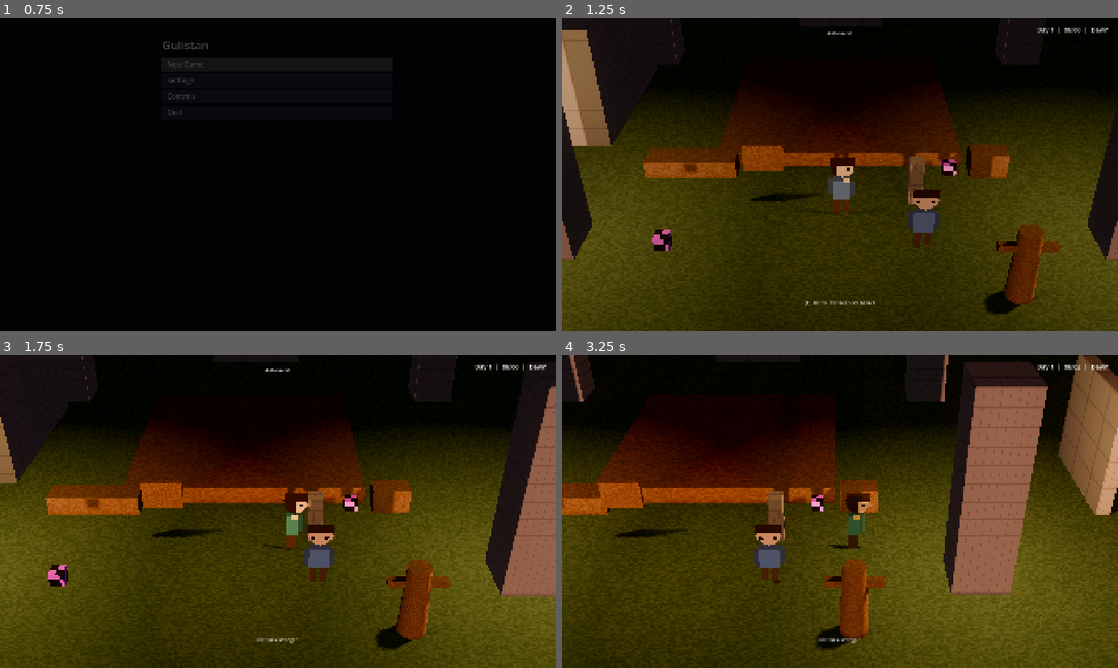
Above: before the commit, frames 1-4 (two rows, left to right).
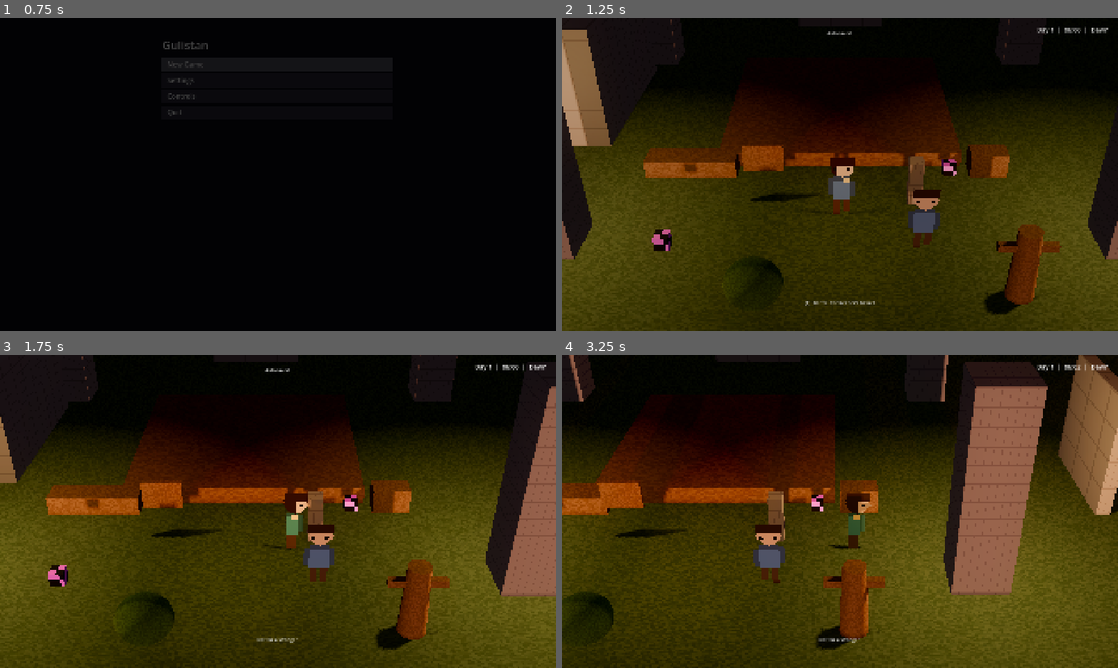
Above: after the commit, the same moments.

Repository: Raiyan-Bashar-29/HD-2D-game-base-combat
Game: Godot game, scene res://scenes/boot/game_root.tscn
Same seed, same stepped clock (60 frames per second), same inputs: the game is played once before the commit and once after it.
Inputs (mouse positions are in pixels of both pictures, inside the frame that each line leads up to):
- Up to frame 1 (0.75 s): click "New Game" at 0.5 s
- Up to frame 2 (1.25 s): no input
- Up to frame 3 (1.75 s): tap Enter (ui_accept) at 1.25, 1.52 s; move the mouse to (400, 495) at 1.27 s; hold D (move_right) from 1.28 s (still down); tap E (interact) at 1.35 s; click (400, 495) at 1.42 s; tap Shift (run) at 1.55 s
- Up to frame 4 (3.25 s): release D (move_right) at 2 s; drag from (728, 527) to (812, 574) at 2.02 s; move the mouse to (895, 442) at 2.77 s; hold D (move_right) from 2.78 s (still down); tap Mouse wheel up (cam_zoom_in) at 2.85 s; tap Shift (run) at 3.05 s

Frame 1 is identical in both runs. In frame 2, 0.5% of the frame differs, in the area x 30-42%, y 43-93%; in frame 3, 0.8%; in frame 4, 1.0%, in the area x 0-20%, y 42-94%.

Commit message:
C2.9: a playable turn-based encounter; phase C2 closed (combat 0.16.0)
PartyRoster content named by [combat] party/roster, loaded by
BattleHost. A generic encounter_point prefab, and demo data: a thorn
thicket in the courtyard starting a fight against two Thorn Wisps, a
two-member party with the Ember skill, rewards and level-ups.
AUTHORING.md gains an encounter-and-party section.

Co-Authored-By: Claude Opus 5.5 <noreply@anthropic.com>
Claude-Session: https://claude.ai/code/session_011uiqd2Zt7BVSgSNq4XTsKj

Diff:
--- /dev/null
+++ b/data/encounters/thorn_wisps.tres
@@ -0,0 +1,46 @@
+[gd_resource type="Resource" script_class="Encounter" load_steps=7 format=3]
+
+[ext_resource type="Script" path="res://src/content/combat/encounter.gd" id="1_enc"]
+[ext_resource type="Script" path="res://src/content/combat/combatant_def.gd" id="2_def"]
+[ext_resource type="Script" path="res://src/content/combat/battle_brain.gd" id="3_brain"]
+[ext_resource type="Script" path="res://src/content/combat/brain_entry.gd" id="4_entry"]
+[ext_resource type="Script" path="res://src/content/combat/battle_command.gd" id="5_cmd"]
+
+[sub_resource type="Resource" id="strike"]
+script = ExtResource("5_cmd")
+
+[sub_resource type="Resource" id="lash"]
+script = ExtResource("4_entry")
+command = SubResource("strike")
+weight = 3.0
+target_rule = 1
+
+[sub_resource type="Resource" id="press"]
+script = ExtResource("4_entry")
+command = SubResource("strike")
+weight = 1.0
+target_rule = 2
+
+[sub_resource type="Resource" id="brain"]
+script = ExtResource("3_brain")
+entries = Array[ExtResource("4_entry")]([SubResource("lash"), SubResource("press")])
+
+[sub_resource type="Resource" id="wisp"]
+script = ExtResource("2_def")
+combatant_id = &"thorn_wisp"
+name_key = "combat.enemy.thorn_wisp.name"
+faction = &"wilds"
+base_stats = Dictionary[StringName, float]({
+&"attack": 7.0,
+&"max_hp": 22.0,
+&"resist_fire": -0.5,
+&"speed": 6.0
+})
+brain = SubResource("brain")
+
+[resource]
+script = ExtResource("1_enc")
+id = &"encounter/thorn_wisps"
+enemies = Array[ExtResource("2_def")]([SubResource("wisp"), SubResource("wisp")])
+experience = 30
+loot = Array[StringName]([&"item/stone_chip"])
--- /dev/null
+++ b/data/party/roster.tres
@@ -0,0 +1,62 @@
+[gd_resource type="Resource" script_class="PartyRoster" load_steps=8 format=3]
+
+[ext_resource type="Script" path="res://src/content/combat/party_roster.gd" id="1_roster"]
+[ext_resource type="Script" path="res://src/content/combat/combatant_def.gd" id="2_def"]
+[ext_resource type="Script" path="res://src/content/combat/battle_command.gd" id="3_cmd"]
+[ext_resource type="Script" path="res://src/content/combat/level_curve.gd" id="4_curve"]
+[ext_resource type="Resource" path="res://data/skills/ember.tres" id="5_ember"]
+
+[sub_resource type="Resource" id="attack"]
+script = ExtResource("3_cmd")
+
+[sub_resource type="Resource" id="ember"]
+script = ExtResource("3_cmd")
+kind = 1
+skill = ExtResource("5_ember")
+
+[sub_resource type="Resource" id="defend"]
+script = ExtResource("3_cmd")
+kind = 3
+
+[sub_resource type="Resource" id="flee"]
+script = ExtResource("3_cmd")
+kind = 4
+
+[sub_resource type="Resource" id="curve"]
+script = ExtResource("4_curve")
+growth = Dictionary[StringName, float]({
+&"attack": 2.0,
+&"max_hp": 6.0
+})
+
+[sub_resource type="Resource" id="wanderer"]
+script = ExtResource("2_def")
+combatant_id = &"wanderer"
+name_key = "combat.member.wanderer.name"
+faction = &"player"
+base_stats = Dictionary[StringName, float]({
+&"attack": 9.0,
+&"defence": 10.0,
+&"max_hp": 46.0,
+&"max_mp": 9.0,
+&"speed": 8.0
+})
+commands = Array[ExtResource("3_cmd")]([SubResource("attack"), SubResource("ember"), SubResource("defend"), SubResource("flee")])
+level_curve = SubResource("curve")
+
+[sub_resource type="Resource" id="keeper"]
+script = ExtResource("2_def")
+combatant_id = &"keeper_ally"
+name_key = "combat.member.keeper.name"
+faction = &"player"
+base_stats = Dictionary[StringName, float]({
+&"attack": 6.0,
+&"defence": 16.0,
+&"max_hp": 38.0,
+&"speed": 5.0
+})
+level_curve = SubResource("curve")
+
+[resource]
+script = ExtResource("1_roster")
+members = Array[ExtResource("2_def")]([SubResource("wanderer"), SubResource("keeper")])
--- /dev/null
+++ b/data/skills/ember.tres
@@ -0,0 +1,14 @@
+[gd_resource type="Resource" script_class="Skill" load_steps=2 format=3]
+
+[ext_resource type="Script" path="res://src/content/combat/skill.gd" id="1_skill"]
+
+[resource]
+script = ExtResource("1_skill")
+id = &"skill/ember"
+name_key = "combat.skill.ember.name"
+cost_pool = &"mp"
+cost = 3
+target = 2
+scope = 1
+power = 6.0
+element = &"fire"
--- a/localization/strings.csv
+++ b/localization/strings.csv
@@ -251,3 +251,8 @@
 ui.battle.level_up,,{name} reached level {level}!,[~~{name} reached level {level}!~~]
 ui.battle.found,,Found {item}.,[~~Found {item}.~~]
 ui.battle.left_behind,,No room for {item}.,[~~No room for {item}.~~]
+combat.member.wanderer.name,,Wanderer,[~~Wanderer~~]
+combat.member.keeper.name,,Keeper,[~~Keeper~~]
+combat.enemy.thorn_wisp.name,,Thorn Wisp,[~~Thorn Wisp~~]
+combat.skill.ember.name,,Ember,[~~Ember~~]
+object.wisp_nest.label,,Thorn Thicket,[~~Thorn Thicket~~]
--- a/project.godot
+++ b/project.godot
@@ -74,7 +74,10 @@
 ; THE COMBAT FORK'S OWN RELEASE, beside [template] base/version, which is the base this fork has
 ; merged up to and is upstream's to bump. This one is bumped by combat packages, under the same
 ; major / minor / patch promise. Read by src/core/util/combat_version.gd; ADR-0008.
-core/version="0.15.0"
+core/version="0.16.0"
+; The PartyRoster BattleHost builds the party from. A game names its own; a stripped template has
+; none, and then no battle starts.
+party/roster="res://data/party/roster.tres"
 
 [debug]
 
--- a/scenes/areas/courtyard/courtyard.tscn
+++ b/scenes/areas/courtyard/courtyard.tscn
@@ -26,6 +26,7 @@
 [ext_resource type="Resource" path="res://data/actions/keeper_scrutinise.tres" id="21_scrut"]
 [ext_resource type="Resource" path="res://data/actions/keeper_barter.tres" id="22_barter"]
 [ext_resource type="PackedScene" path="res://scenes/objects/strike_target.tscn" id="40_strike"]
+[ext_resource type="PackedScene" path="res://scenes/objects/encounter_point.tscn" id="41_encounter"]
 
 [sub_resource type="StandardMaterial3D" id="m_ground"]
 albedo_texture = ExtResource("4_grass")
@@ -385,5 +386,11 @@
 &"max_hp": 30.0
 })
 
+[node name="WispNest" parent="Interactables" instance=ExtResource("41_encounter")]
+transform = Transform3D(1, 0, 0, 0, 1, 0, 0, 0, 1, -1.6, 0, 5.8)
+object_id = &"wisp_nest"
+label_key = "object.wisp_nest.label"
+encounter_id = &"encounter/thorn_wisps"
+
 [editable path="Actors/Keeper"]
 [editable path="Interactables/TrainingDummy"]
--- /dev/null
+++ b/scenes/objects/encounter_point.tscn
@@ -0,0 +1,28 @@
+[gd_scene load_steps=6 format=3]
+
+[ext_resource type="Script" path="res://src/gameplay/interactables/encounter_point.gd" id="1_point"]
+[ext_resource type="Texture2D" path="res://assets/placeholder/grass.png" id="2_grass"]
+
+[sub_resource type="StandardMaterial3D" id="mat"]
+albedo_color = Color(0.55, 0.75, 0.5, 1)
+albedo_texture = ExtResource("2_grass")
+texture_filter = 0
+
+[sub_resource type="SphereMesh" id="bush"]
+radius = 0.55
+height = 0.9
+
+[sub_resource type="SphereShape3D" id="reach"]
+radius = 1.6
+
+[node name="EncounterPoint" type="Area3D"]
+script = ExtResource("1_point")
+
+[node name="Reach" type="CollisionShape3D" parent="."]
+transform = Transform3D(1, 0, 0, 0, 1, 0, 0, 0, 1, 0, 0.6, 0)
+shape = SubResource("reach")
+
+[node name="Mesh" type="MeshInstance3D" parent="."]
+transform = Transform3D(1, 0, 0, 0, 1, 0, 0, 0, 1, 0, 0.45, 0)
+mesh = SubResource("bush")
+surface_material_override/0 = SubResource("mat")
--- /dev/null
+++ b/src/content/combat/party_roster.gd
@@ -0,0 +1,22 @@
+class_name PartyRoster
+extends Resource
+## Every fighter who could ever join the party, as one file a game names in `project.godot`
+## (`[combat] party/roster`). `Party` picks the active line-up from it; `BattleHost` builds from it.
+##
+## A PROJECT SETTING, NOT A NODE FIELD, so the composition root (`game_root.tscn`) names no
+## content, and a stripped template, whose `data/` is gone, has simply no party.
+##
+## OWNS: the list of possible members.
+## MUST NOT: hold who is active or how far anyone has grown. `Party` does, in `Flags`.
+
+@export var members: Array[CombatantDef] = []
+
+
+func problems(context: String) -> PackedStringArray:
+	var found: PackedStringArray = PackedStringArray()
+	for member: CombatantDef in members:
+		if member == null:
+			found.append("%s lists an empty member" % context)
+		else:
+			found.append_array(member.problems(context))
+	return found
--- a/src/ui/combat/battle_host.gd
+++ b/src/ui/combat/battle_host.gd
@@ -3,7 +3,8 @@
 ## Answers `Events.encounter_requested`: builds the battle and opens `BattleScreen` over the
 ## field. It sits beside `ScreenKeys` under the UI layer, and is the only listener of that signal.
 ##
-## THE ROSTER IS EVERY FIGHTER THAT COULD JOIN, set in the scene. `Party` picks the active
+## THE ROSTER IS EVERY FIGHTER THAT COULD JOIN: `roster` if set on the node, else the
+## `PartyRoster` file `[combat] party/roster` names, loaded on ready. `Party` picks the active
 ## line-up from it and builds each member at its level. ITEM commands spend from the player's
 ## `Inventory`, and loot goes there too. An empty line-up, or an unknown encounter, is refused
 ## with a log line and no screen.
@@ -12,6 +13,7 @@
 ## MUST NOT: decide what a command does, what winning gives, or change areas.
 
 const CATEGORY: StringName = &"combat"
+const ROSTER_SETTING: String = "combat/party/roster"
 
 @export var roster: Array[CombatantDef] = []
 
@@ -20,12 +22,26 @@
 
 func _ready() -> void:
 	_seed.randomize()
+	if roster.is_empty():
+		roster = roster_from(str(ProjectSettings.get_setting(ROSTER_SETTING, "")))
 	Events.encounter_requested.connect(open_encounter)
 
 
 func _exit_tree() -> void:
 	if Events.encounter_requested.is_connected(open_encounter):
 		Events.encounter_requested.disconnect(open_encounter)
+
+
+## The members of the `PartyRoster` at `path`, or none when there is no such file: the
+## stripped template's case, which is not an error.
+static func roster_from(path: String) -> Array[CombatantDef]:
+	var members: Array[CombatantDef] = []
+	if path == "" or not ResourceLoader.exists(path):
+		return members
+	var found: PartyRoster = ResourceLoader.load(path) as PartyRoster
+	if found != null:
+		members = found.members
+	return members
 
 
 ## Builds `encounter_id` against the party and opens the screen. False, with nothing opened,
--- a/tests/unit/battle_screen_test.gd
+++ b/tests/unit/battle_screen_test.gd
@@ -12,7 +12,7 @@
 
 
 func run() -> void:
-	plan(16)
+	plan(18)
 	SaveFixture.activate()
 	Flags.clear_all()
 	_stack = UiRoot.new()
@@ -129,3 +129,11 @@
 	attach(host)
 	equal("the host refuses an encounter that does not exist", host.open_encounter(&"encounter/fixture_missing"), false)
 	host.free()
+	equal("a roster path with no file is no party, not an error", BattleHost.roster_from("res://fixture/missing_roster.tres").size(), 0)
+	var directory: String = RunScratch.path("roster")
+	DirAccess.make_dir_recursive_absolute(directory)
+	var written := PartyRoster.new()
+	written.members = [_hero()]
+	ResourceSaver.save(written, directory.path_join("fixture_roster.tres"))
+	var read: Array[CombatantDef] = BattleHost.roster_from(directory.path_join("fixture_roster.tres"))
+	equal("a roster file's members are read", read.size() == 1 and read[0].combatant_id == &"fixture_hero", true)
Not shown, added: src/content/combat/party_roster.gd.uid
Not shown, changed: docs/AUTHORING.md
Not shown, changed: docs/COMBAT.md
Not shown, changed: docs/COMBAT_DEVLOG.md
